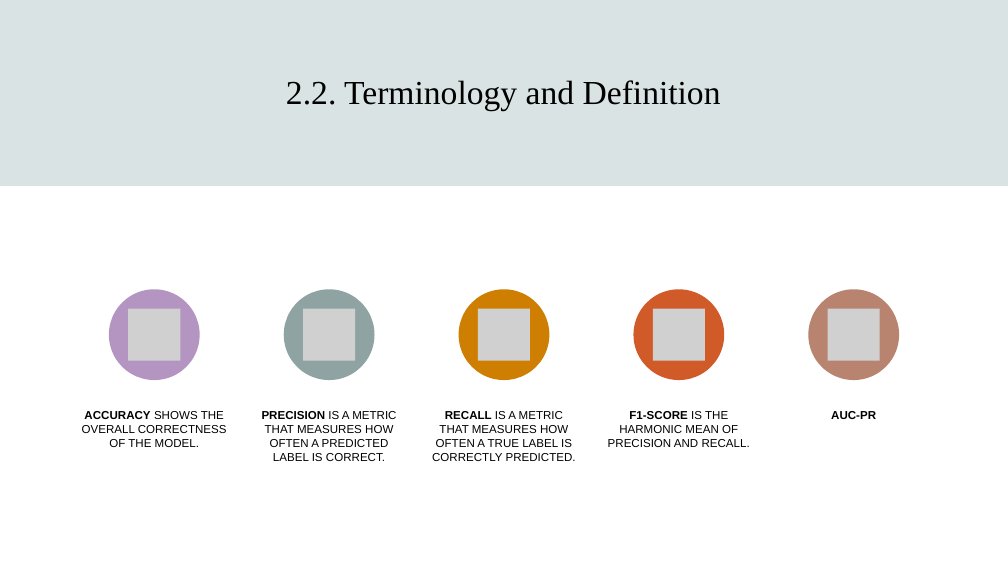
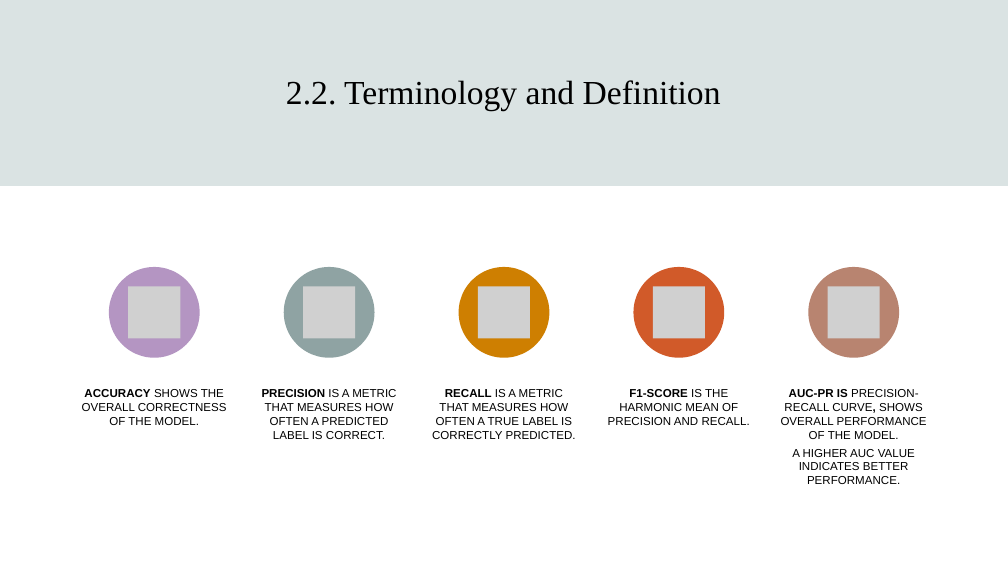
Before and after one commit to hennypurwadi/Imbalanced-or-Balanced-Dataset-Composition, a slide deck: slide 9 of 202370140_XAI_Presentation_1.pptx. Drawn at 1008x567 pixels with LibreOffice and Linux fonts; fonts in the diff are those of the drawing; grey boxes stand for pictures. Boxes give left, top, right and bottom in pixels: in the first picture for what was removed or moved away, otherwise in the second. Text is boxed around its words. In the diff, an @@ line names an element or a change of style, - is before the commit and + after.

```diff
--- a/202370140_XAI_Presentation_1.pptx
+++ b/202370140_XAI_Presentation_1.pptx
@@ 5 ellipses: place and size @@
-5 ellipses at box(109, 290, 899, 380)
+5 ellipses at box(109, 267, 899, 358)
@@ picture: place and size @@
-picture at box(129, 309, 181, 361)
+picture at box(129, 287, 181, 339)
@@ picture: place and size @@
-picture at box(478, 309, 530, 361)
+picture at box(478, 287, 530, 339)
@@ text "ACCURACY SHOWS THE OVERALL CORRECTNESS ...": place and size @@
-text "ACCURACY SHOWS THE OVERALL CORRECTNESS ..." at box(82, 411, 227, 447)
+text "ACCURACY SHOWS THE OVERALL CORRECTNESS ..." at box(82, 389, 227, 425)
@@ text "PRECISION IS A METRIC THAT ...": place and size @@
-text "PRECISION IS A METRIC THAT ..." at box(262, 411, 396, 461)
+text "PRECISION IS A METRIC THAT ..." at box(262, 389, 396, 439)
@@ text "RECALL IS A METRIC THAT ...": place and size @@
-text "RECALL IS A METRIC THAT ..." at box(432, 411, 576, 461)
+text "RECALL IS A METRIC THAT ..." at box(432, 389, 576, 439)
@@ text "F1-SCORE IS THE HARMONIC MEAN ...": place and size @@
-text "F1-SCORE IS THE HARMONIC MEAN ..." at box(608, 411, 750, 447)
+text "F1-SCORE IS THE HARMONIC MEAN ..." at box(608, 389, 750, 425)
@@ group added at box(303, 287, 927, 484): 3 pictures, 1 text @@
+AUC-PR IS PRECISION-RECALL CURVE, SHOWS OVERALL PERFORMANCE OF THE MODEL.
+A HIGHER AUC VALUE INDICATES BETTER PERFORMANCE.
@@ group removed at box(303, 309, 880, 419): 3 pictures, 1 text @@
-AUC-PR
```
Also in this commit, not shown: 6 other slides changed, 2 other files.
